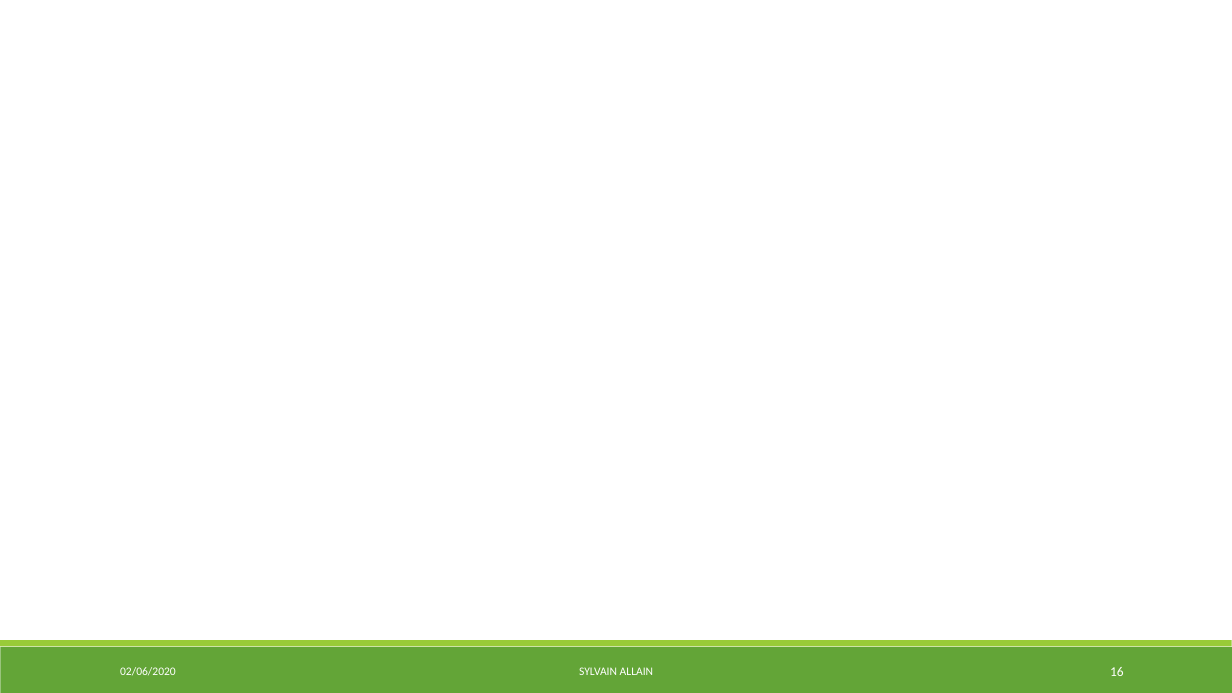
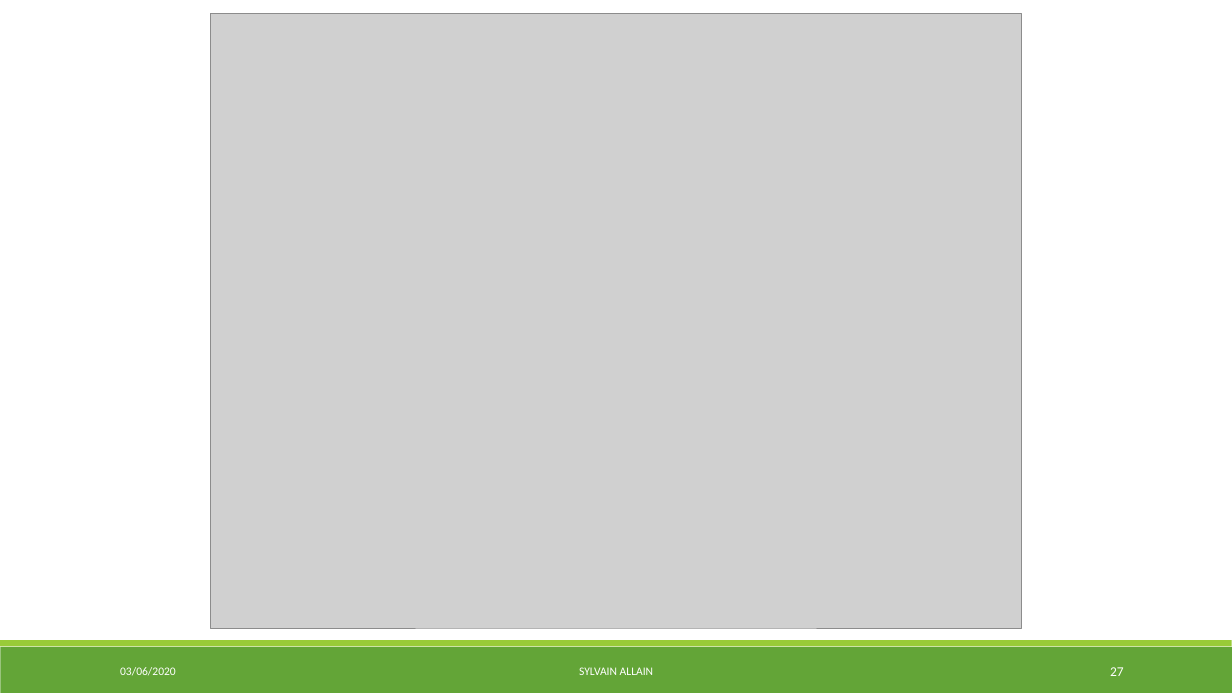
Before and after one commit to S2LF/ProjetPro, a slide deck: slide 27 of ProjetTof’Box.pptx (slide 16 before the commit). Drawn at 1232x693 pixels with LibreOffice and Linux fonts; fonts in the diff are those of the drawing; grey boxes stand for pictures. Boxes give left, top, right and bottom in pixels: in the first picture for what was removed or moved away, otherwise in the second. Text is boxed around its words. In the diff, an @@ line names an element or a change of style, - is before the commit and + after.

```diff
--- a/ProjetTof’Box.pptx
+++ b/ProjetTof’Box.pptx
@@ picture added at (211,13,1021,628) @@
@@ page number at (1110,667,1124,676): text changed @@
-16
+27
```
Also in this commit, not shown: 15 other slides changed, 14 slides added, 1 other file.
